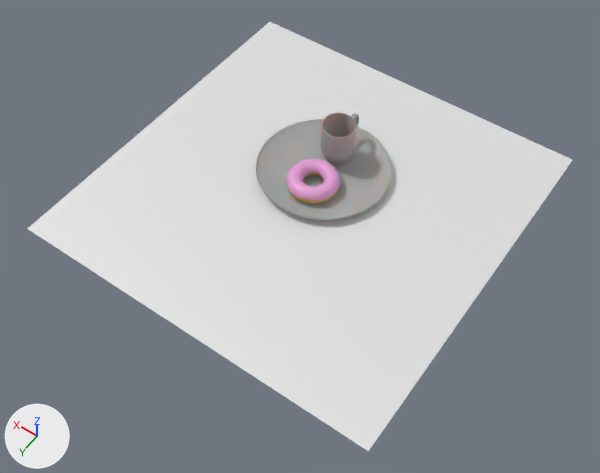
An edit to the Blender file donut.blend, drawn before and after from the same camera.
Both versions are drawn from a 50 mm lens placed at (-14.3, 21.0, 28.9), pointed at (-0.9, 2.3, -0.5). Every picture has the same lights, and +X, +Y and +Z are marked at lower left.
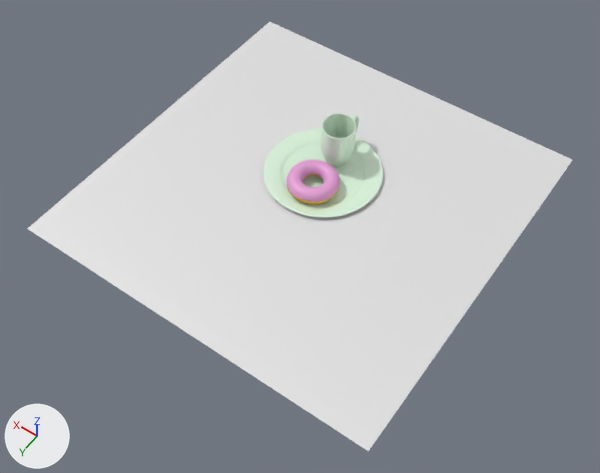
Location of each change, (x1, y1, x2, y2) in pixels of the pictures (600 x 473 px):
'Cylinder.001', deleted
    before: (256, 119, 392, 220)
'plate2', added
    after: (263, 129, 383, 218)
'Cylinder', recoloured, moved
    before: (321, 113, 359, 166)
    after: (320, 114, 359, 167)
'icing', moved
    before: (287, 159, 340, 201)
    after: (287, 160, 340, 202)
'Torus', moved
    before: (287, 173, 339, 203)
    after: (287, 174, 338, 204)

Edits to the bpy script that builds the scene:
```text
Change mat_porcelain:
    remove # nodes: BsdfPrincipled, EeveeSpecular, MixShader, OutputMaterial
    nodes: BsdfAnisotropic, BsdfDiffuse, MixShader, OutputMaterial
    colours: white #e5ffe5, white #ffffff
Add me_cylinder_002:
    me_cylinder_002.from_pydata(...)  # 80 vertices, 65 faces; spans x -1.0..1.0, y -1.0..1.0, z -0.02..0.05
    me_cylinder_002.polygons.foreach_set('use_smooth', [True] * 65)
    me_cylinder_002.materials.append(mat_porcelain)
Change ob_torus:
    ob_torus.location: (0.0, 0.0, 0.5) -> (0.0, 0.0, 0.43)
Change ob_icing:
    ob_icing.location: (0.0, 0.0, 0.1) -> (0.0, 0.0, 0.04)
Change ob_cylinder:
    ob_cylinder.location: (0.1, -2.12, 1.49) -> (0.1, -2.12, 1.43)
Remove ob_cylinder_001:
    ob_cylinder_001 = bpy.data.objects.new('Cylinder.001', me_cylinder_001)
    ob_cylinder_001.location = (0.17, -1.11, 0.18)
    ob_cylinder_001.rotation_euler = (-3.129, 0.0, 0.0)  # degrees (-179, 0, 0)
    ob_cylinder_001.scale = (-3.24, -3.24, -0.615)
    _m = ob_cylinder_001.modifiers.new('Subdivision', 'SUBSURF')
Add ob_plate2:
    ob_plate2 = bpy.data.objects.new('plate2', me_cylinder_002)
    ob_plate2.location = (0.17, -1.04, 0.06)
    ob_plate2.scale = (2.87, 2.87, 2.87)
    _m = ob_plate2.modifiers.new('Subdivision', 'SUBSURF')
```
